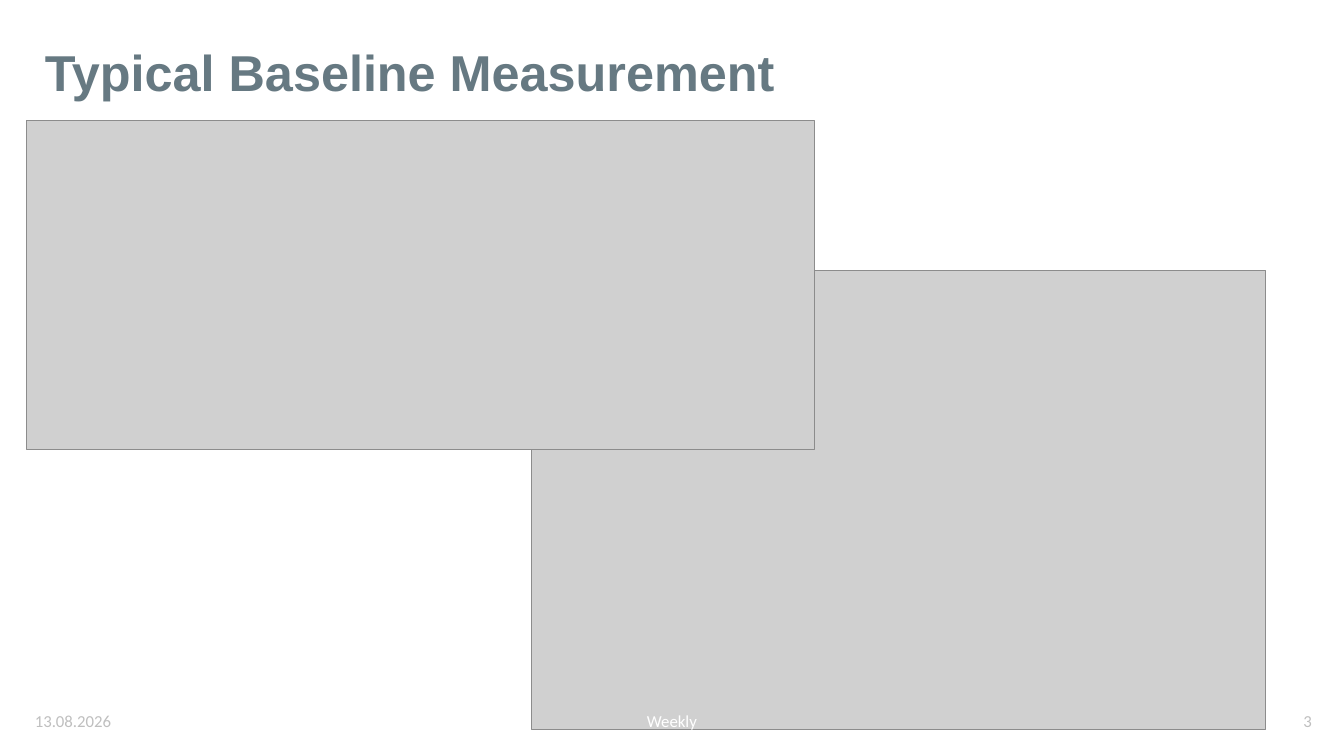
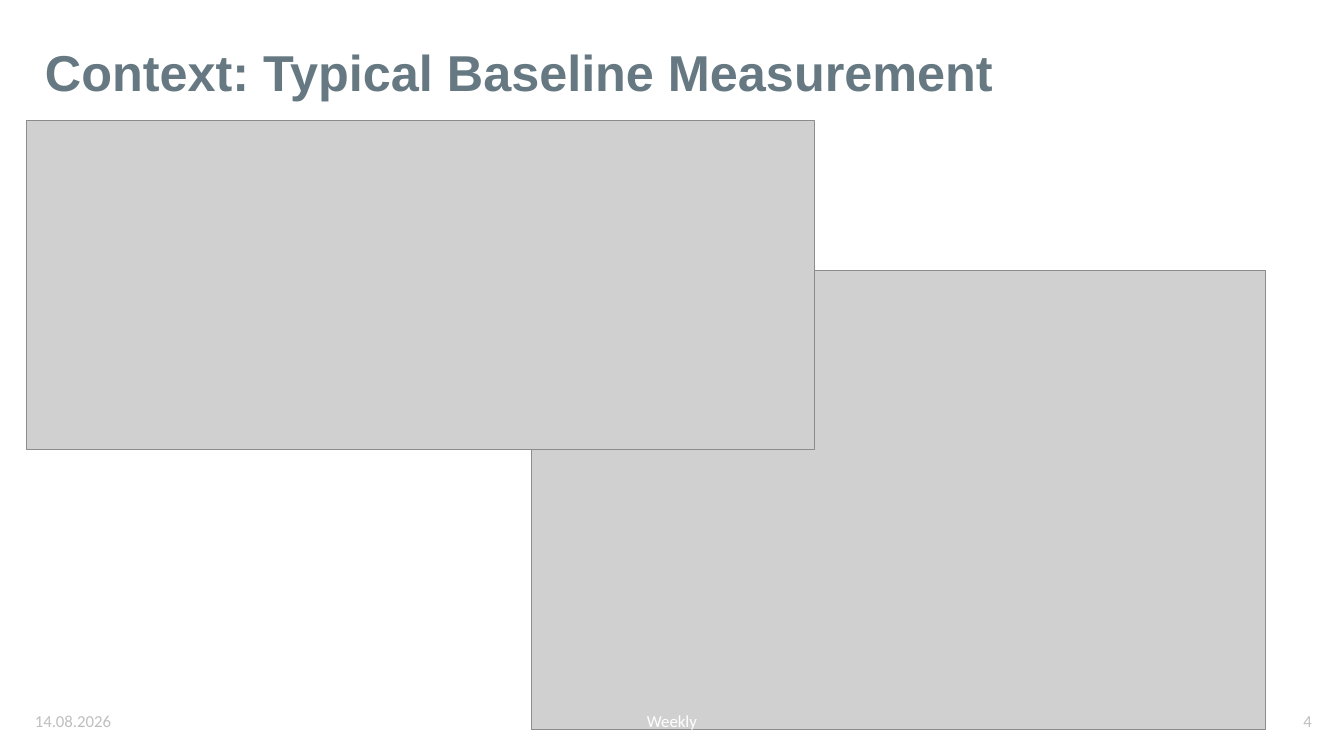
Before and after one commit to karinkruuse/Esitlused, a slide deck: slide 4 of updates.pptx (slide 3 before the commit). Drawn at 1344x756 pixels with LibreOffice and Linux fonts; fonts in the diff are those of the drawing; grey boxes stand for pictures. Boxes give left, top, right and bottom in pixels: in the first picture for what was removed or moved away, otherwise in the second. Text is boxed around its words. In the diff, an @@ line names an element or a change of style, - is before the commit and + after.

```diff
--- a/updates.pptx
+++ b/updates.pptx
@@ title at (45, 54, 993, 101): text changed @@
-Typical Baseline Measurement
+Context: Typical Baseline Measurement
@@ text at (35, 716, 111, 727): text changed @@
-13.08.2026
+14.08.2026
@@ page number at (1303, 716, 1311, 727): text changed @@
-3
+4
```
Also in this commit, not shown: 3 other slides changed, 1 slide added.
